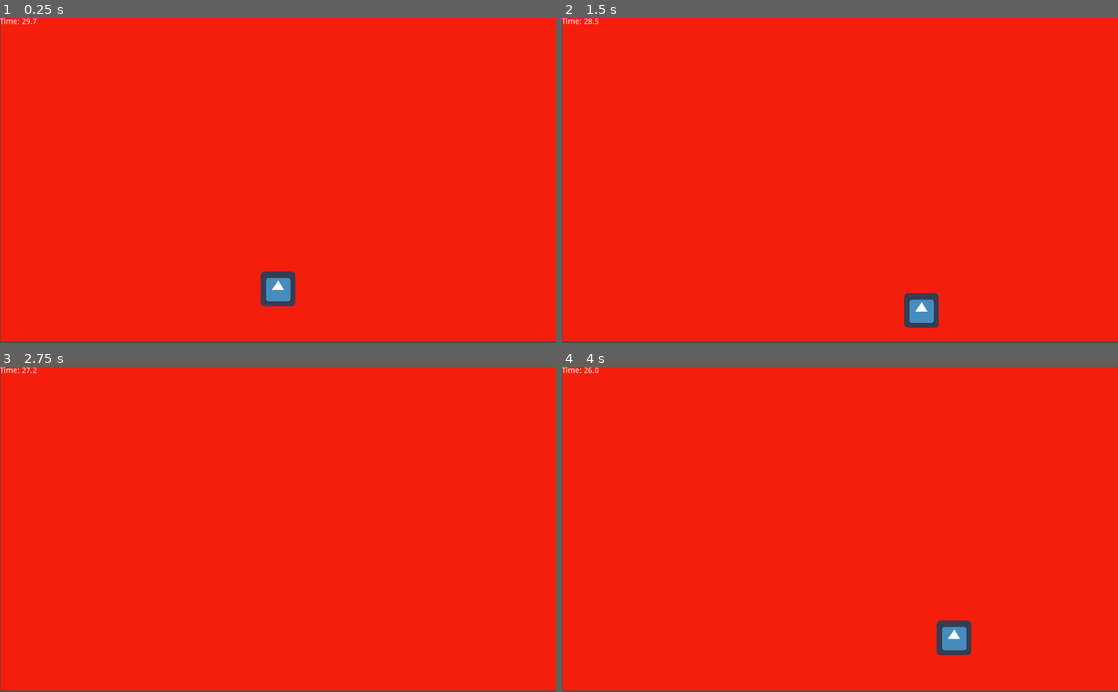
Above: before the commit, frames 1-4 (two rows, left to right).
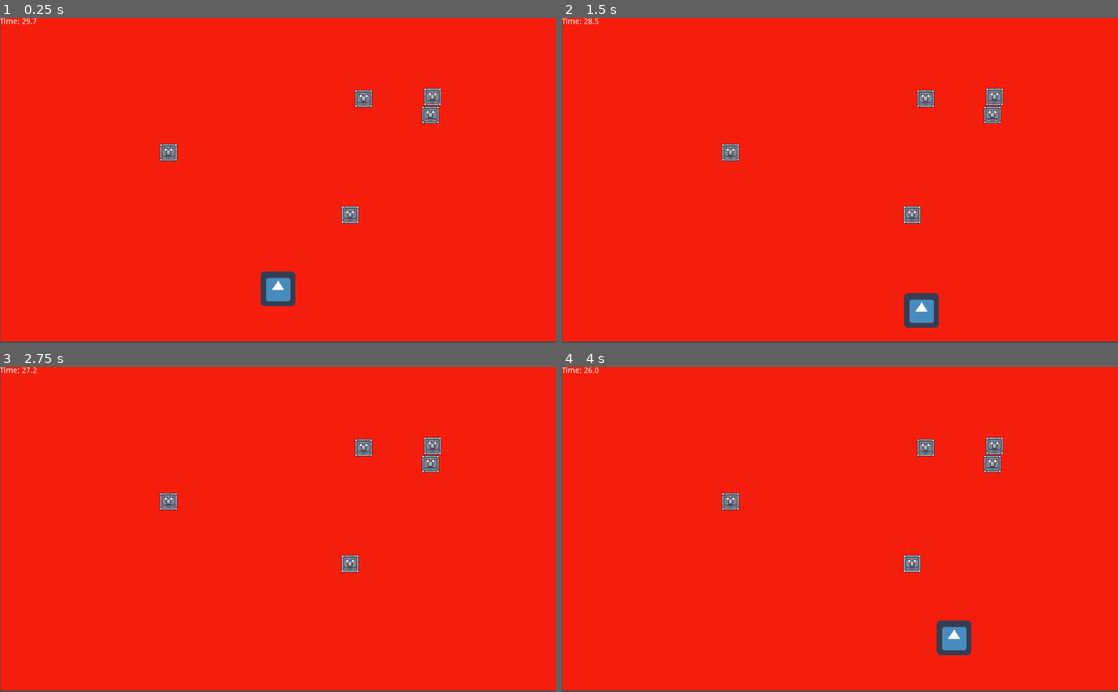
Above: after the commit, the same moments.

Repository: sidfer/devhacks-2025
Game: Godot game, scene res://Main.tscn
The game is run twice, just before and just after one commit, with the same random seed, the same clock (stepped at 60 frames per second) and the same inputs. The engine's default icon, where the game draws it, is replaced by a stand-in: a white triangle on a blue panel in a dark square.
Inputs:
- Up to frame 1 (0.25 s): no input
- Up to frame 2 (1.5 s): tap Enter at 0.5 s; hold D (move_right) 0.53-1.28 s; hold S (move_down) from 1.28 s (still down)
- Up to frame 3 (2.75 s): release S (move_down) at 2.03 s; hold D (move_right) from 2.03 s (still down)
- Up to frame 4 (4 s): tap Space at 2.75 s; release D (move_right) at 2.78 s; hold W (move_up) 2.78-3.53 s; hold A (move_left) from 3.53 s (still down)

The runs differ from the first frame. In frame 1, 0.9% of the frame differs, in the area x 28-80%, y 21-64%; in frame 2, 0.9%; in frame 3, 0.9%; in frame 4, 0.9%.

Commit message:
added obstacles

Diff:
--- a/Main.gd
+++ b/Main.gd
@@ -3,13 +3,32 @@
 var time_remaining = 30.0
 var time_pickup_scene = preload("res://TimePickup.tscn")
 
+var obstacle_scene = preload("res://Obstacle.tscn")
+
 func _ready():
-	# Center the player horizontally, fix at bottom
+	randomize()
 	$Player.position = Vector2(
 		get_viewport_rect().size.x / 2,
-		get_viewport_rect().size.y - 100  # 100 pixels above bottom
+		get_viewport_rect().size.y - 100
 	)
 	$SpawnTimer.start()
+
+ # Spawn obstacles at random positions
+	for i in range(5):  # Adjust the number of obstacles
+		spawn_obstacle()
+
+func spawn_obstacle():
+	var obstacle = obstacle_scene.instance()  # Create an instance of the obstacle
+	add_child(obstacle)  # Add it to the scene
+
+	# Randomly position it within the game area
+	var screen_width = get_viewport_rect().size.x
+	var screen_height = get_viewport_rect().size.y
+
+	obstacle.position = Vector2(
+		rand_range(50, screen_width - 50),  # Random X, avoiding edges
+		rand_range(50, screen_height - 50)  # Random Y, avoiding the bottom area
+	)
 
 func _process(delta):
 	time_remaining -= delta
--- a/Main.tscn
+++ b/Main.tscn
@@ -6,6 +6,7 @@
 [ext_resource path="res://BackgroundTile.tscn" type="PackedScene" id=5]
 
 [sub_resource type="RectangleShape2D" id=1]
+extents = Vector2( 31, 31.5 )
 
 [node name="Main" type="Node2D"]
 script = ExtResource( 4 )
@@ -20,13 +21,14 @@
 margin_bottom = 297.0
 color = Color( 0.960784, 0.117647, 0.0509804, 1 )
 
-[node name="Player" type="Area2D" parent="."]
+[node name="Player" type="KinematicBody2D" parent="."]
 script = ExtResource( 2 )
 
 [node name="Sprite" type="Sprite" parent="Player"]
 texture = ExtResource( 1 )
 
 [node name="CollisionShape2D" type="CollisionShape2D" parent="Player"]
+position = Vector2( 0, -0.5 )
 shape = SubResource( 1 )
 
 [node name="SpawnTimer" type="Timer" parent="."]
--- /dev/null
+++ b/Obstacle.tscn
@@ -0,0 +1,15 @@
+[gd_scene load_steps=3 format=2]
+
+[ext_resource path="res://Idle.png" type="Texture" id=1]
+
+[sub_resource type="RectangleShape2D" id=1]
+extents = Vector2( 16, 14.5 )
+
+[node name="StaticBody2D" type="StaticBody2D"]
+
+[node name="CollisionShape2D" type="CollisionShape2D" parent="."]
+position = Vector2( 0, -0.5 )
+shape = SubResource( 1 )
+
+[node name="Sprite" type="Sprite" parent="."]
+texture = ExtResource( 1 )
--- a/Player.gd
+++ b/Player.gd
@@ -1,4 +1,4 @@
-extends Node2D  # Use CharacterBody2D if you need physics
+extends KinematicBody2D
 
 var speed = 200  # Adjust movement speed
 
@@ -18,4 +18,4 @@
 	# Normalize and apply movement
 	if direction != Vector2.ZERO:
 		direction = direction.normalized()  # Prevent faster diagonal movement
-		position += direction * speed * delta
+		move_and_slide(direction * speed)
Binary file added: Idle.png
Not shown, added: Idle.png.import
